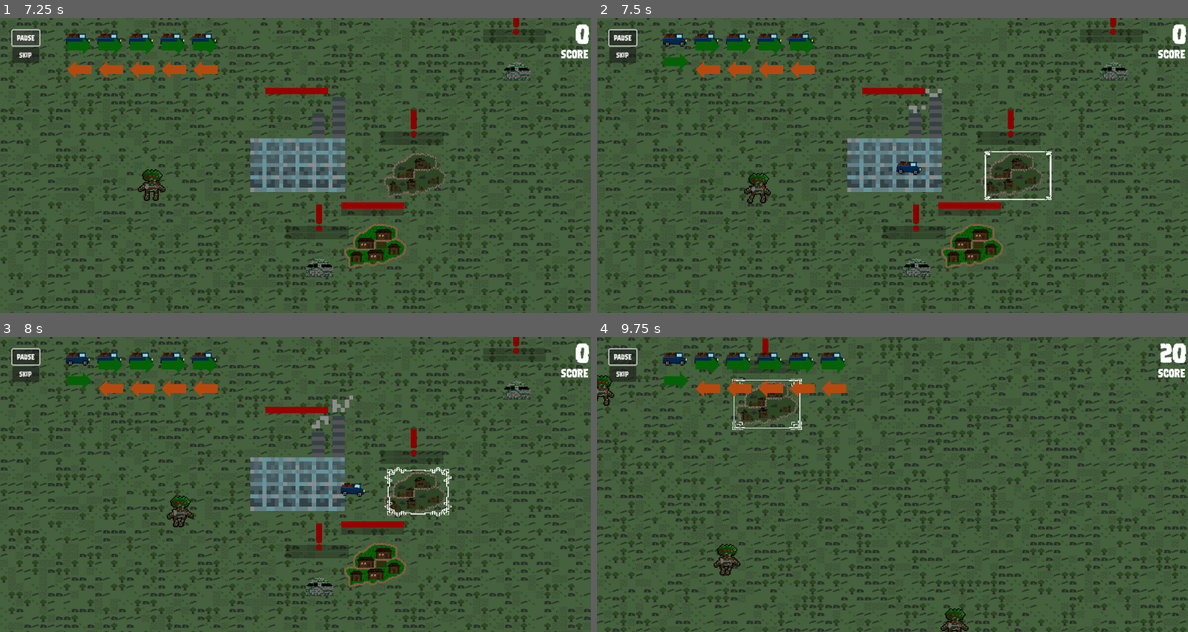
Above: before the commit, frames 1-4 (two rows, left to right).
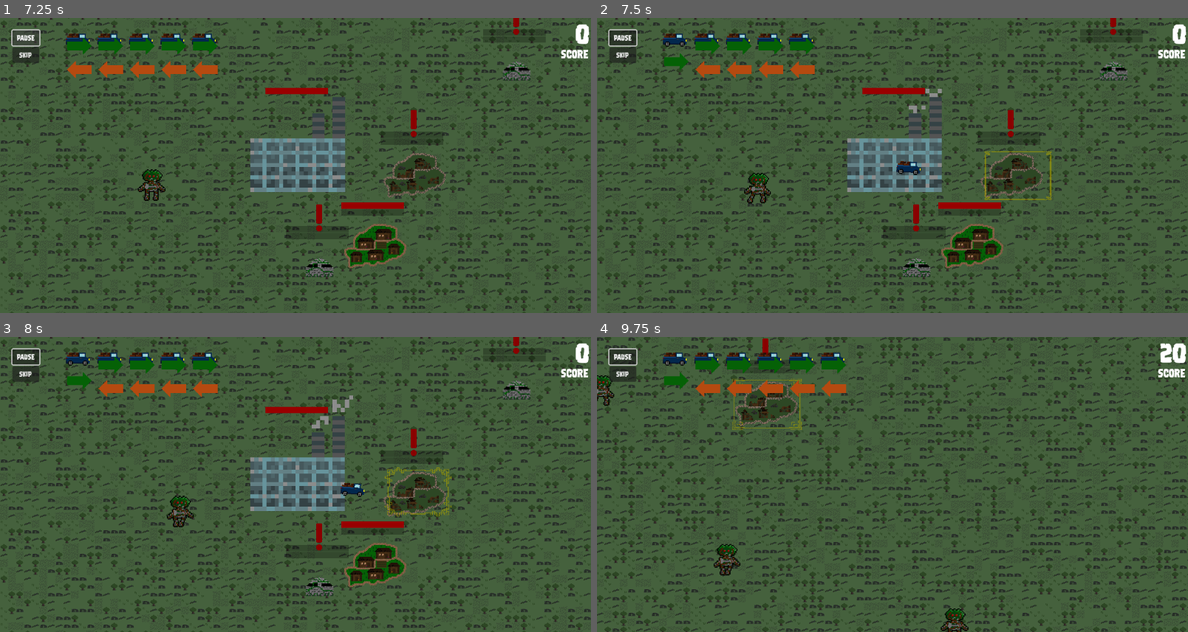
Above: after the commit, the same moments.

Repository: lewis785/ludum-dare-53
Game: Godot game, scene res://scenes/main.tscn
Two runs of this game, one before a commit and one after it. Both use one fixed random seed, a clock stepped at 60 frames per second and the inputs below.
Inputs (mouse positions are in pixels of both pictures, inside the frame that each line leads up to):
- Up to frame 1 (7.25 s): click "start" at 0.5 s; click "skip" at 1.25 s; click "slow" at 2 s; click "skip" at 2.75 s; click "slow" at 3.5 s; click "skip" at 4.25 s; click "slow" at 5 s; click "pause" at 5.75 s; click "paused" at 6.5 s
- Up to frame 2 (7.5 s): move the mouse to (1010, 174) at 7.27 s; press the mouse at (1010, 174) at 7.28 s
- Up to frame 3 (8 s): no input
- Up to frame 4 (9.75 s): move the mouse to (916, 587) at 8.02 s; release the mouse at (916, 587) at 8.03 s; tap S (camera_down) at 8.1 s; click (916, 587) at 8.17 s; move the mouse to (969, 505) at 8.77 s; hold A (camera_left) 8.78-9.53 s; click (969, 505) at 8.92 s; move the mouse to (780, 401) at 9.52 s; tap D (camera_right) at 9.6 s; click (780, 401) at 9.67 s

Frame 1 is identical in both runs. In frame 2, 0.3% of the frame differs, in the area x 65-77%, y 45-62%; in frame 3, 0.3%, in the area x 65-77%, y 44-61%; in frame 4, 0.2%.

Commit message:
feat: change border colour

Diff:
--- a/scenes/structure/structure.tscn
+++ b/scenes/structure/structure.tscn
@@ -165,6 +165,7 @@
 frame_progress = 0.245583
 
 [node name="Borders" type="AnimatedSprite2D" parent="StructureArea2D"]
+modulate = Color(0.643137, 0.615686, 0, 0.643137)
 position = Vector2(11, 6.5)
 scale = Vector2(1.5, 1.10526)
 sprite_frames = SubResource("SpriteFrames_ukjnt")
